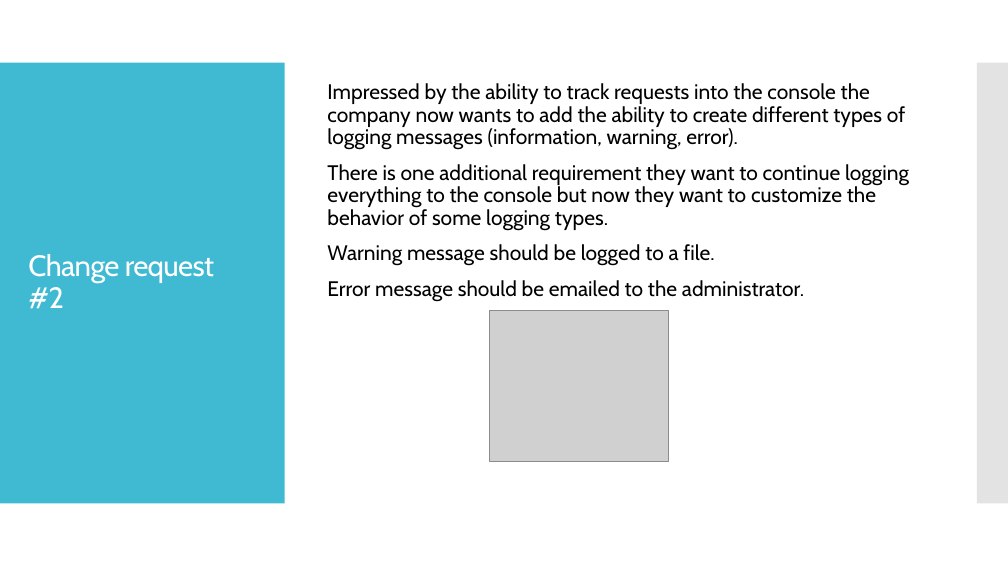
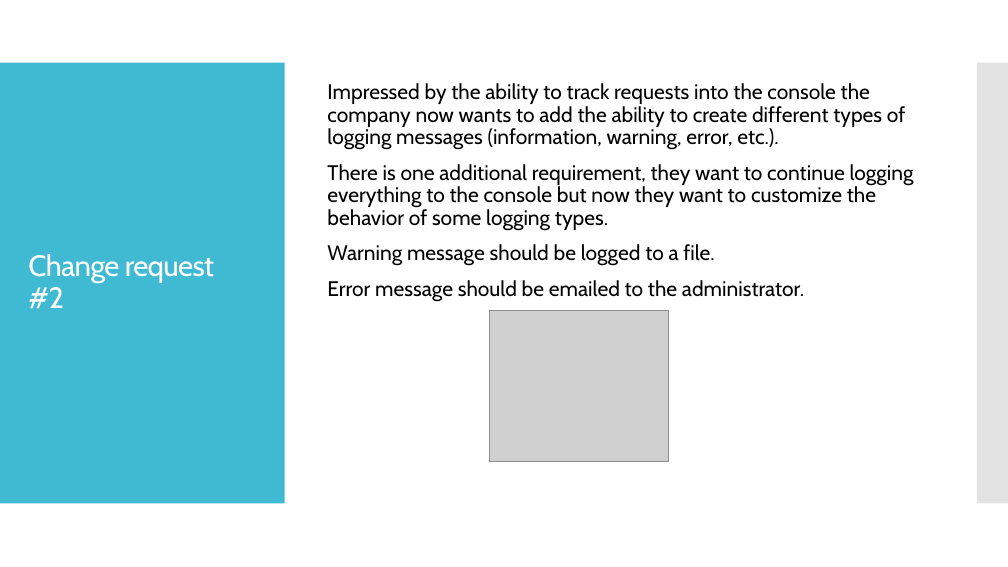
Before and after one commit to OOD-Team2/ChainOfResponsibility-Presentation, a slide deck: slide 9 of ChainOfResponsibility.pptx (slide 5 before the commit). Drawn at 1008x567 pixels with LibreOffice and Linux fonts; fonts in the diff are those of the drawing; grey boxes stand for pictures. Boxes give left, top, right and bottom in pixels: in the first picture for what was removed or moved away, otherwise in the second. Text is boxed around its words. In the diff, an @@ line names an element or a change of style, - is before the commit and + after.

```diff
--- a/ChainOfResponsibility.pptx
+++ b/ChainOfResponsibility.pptx
@@ text at (x1=327, y1=83, x2=914, y2=231): text changed @@
-Impressed by the ability to track requests into the console the company now wants to add the ability to create different types of logging messages (information, warning, error).
-There is one additional requirement they want to continue logging everything to the console but now they want to customize the behavior of some logging types.
+Impressed by the ability to track requests into the console the company now wants to add the ability to create different types of logging messages (information, warning, error, etc.).
+There is one additional requirement, they want to continue logging everything to the console but now they want to customize the behavior of some logging types.
```
Also in this commit, not shown: 2 other slides changed.
